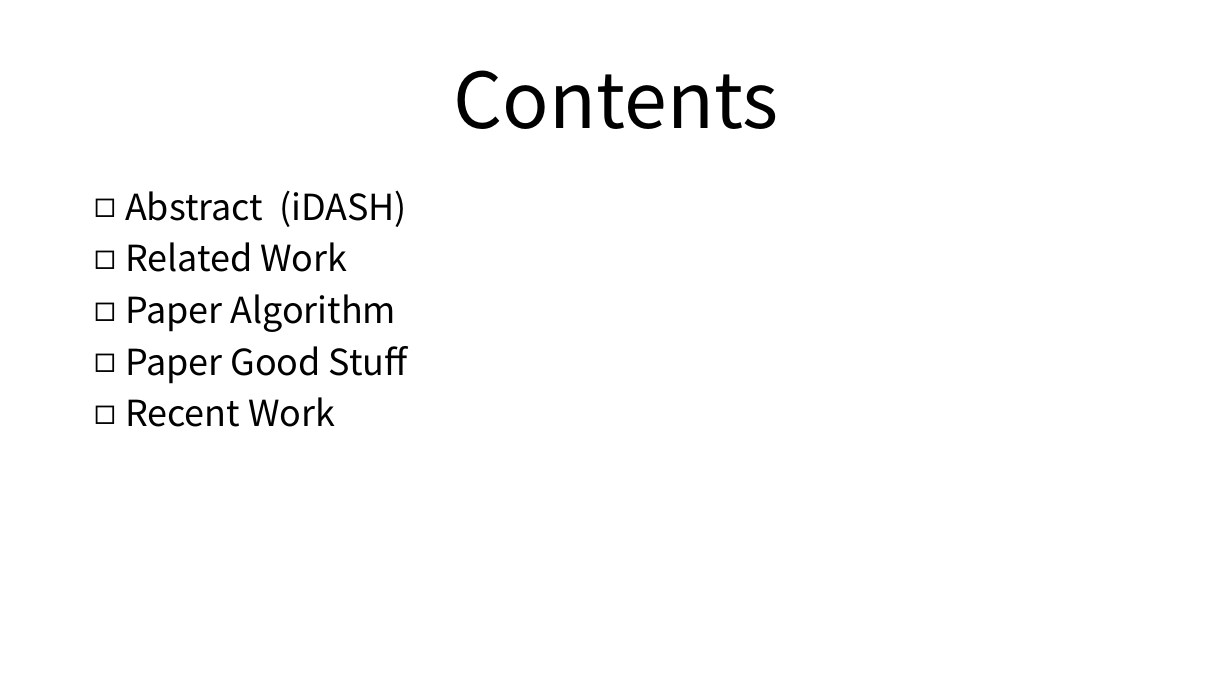
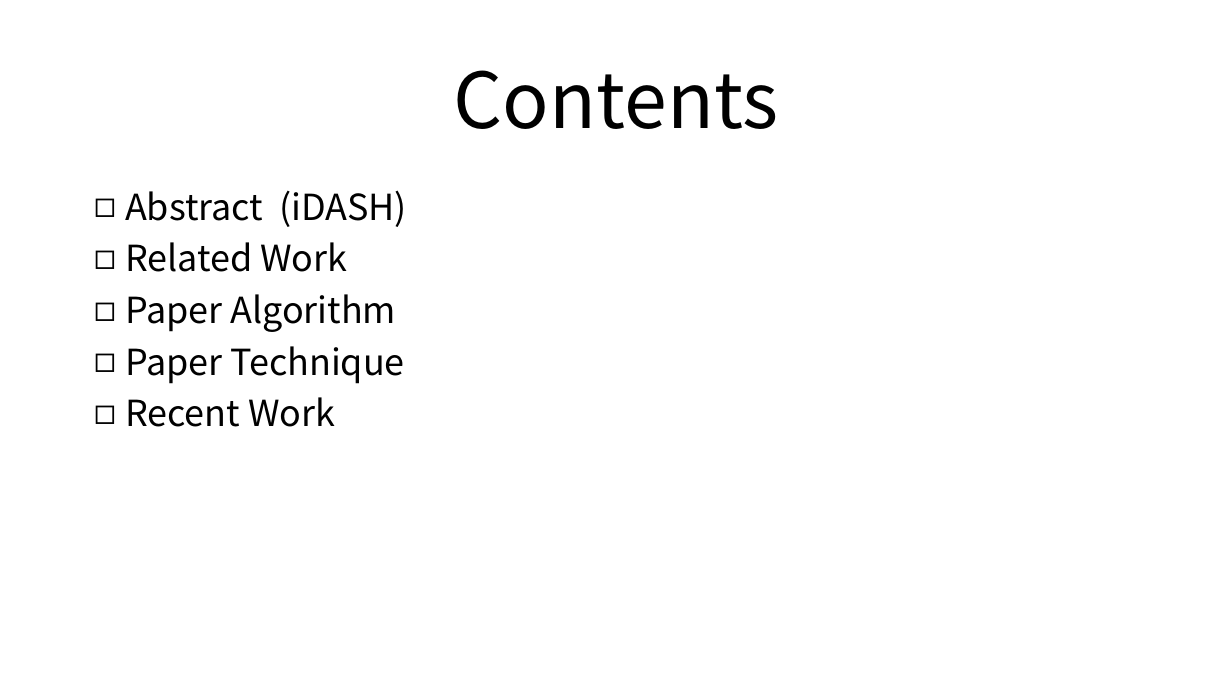
Before and after one commit to HandSonic/REPORTS, a slide deck: slide 3 of NK/20190314 [Paper] Kim, Andrey. [2018] Logistic Regression Model Training based on the Approximate Homomorphic Encryption.pptx. Drawn at 1232x693 pixels with LibreOffice and Linux fonts; fonts in the diff are those of the drawing; background and template pictures are left out. Boxes give left, top, right and bottom in pixels: in the first picture for what was removed or moved away, otherwise in the second. Text is boxed around its words. In the diff, an @@ line names an element or a change of style, - is before the commit and + after.

```diff
--- a/NK/20190314 [Paper] Kim, Andrey. [2018] Logistic Regression Model Training based on the Approximate Homomorphic Encryption.pptx
+++ b/NK/20190314 [Paper] Kim, Andrey. [2018] Logistic Regression Model Training based on the Approximate Homomorphic Encryption.pptx
@@ text at box(125, 346, 404, 384): text changed @@
-◻ Paper Good Stuff
+◻ Paper Technique
```
Also in this commit, not shown: 1 other slide changed, 22 slides added.
